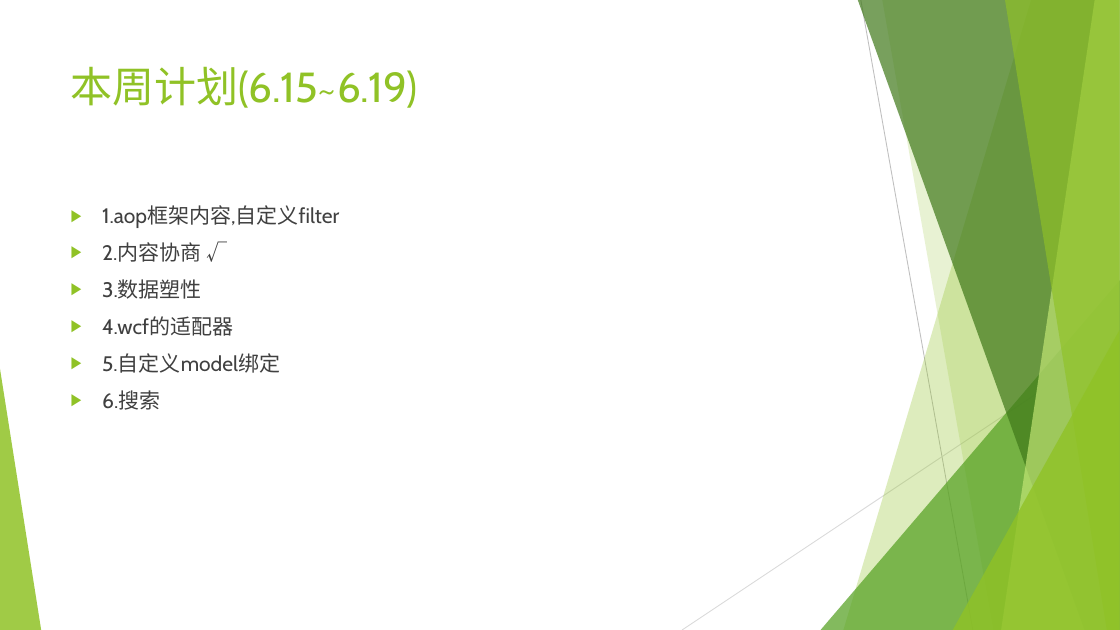
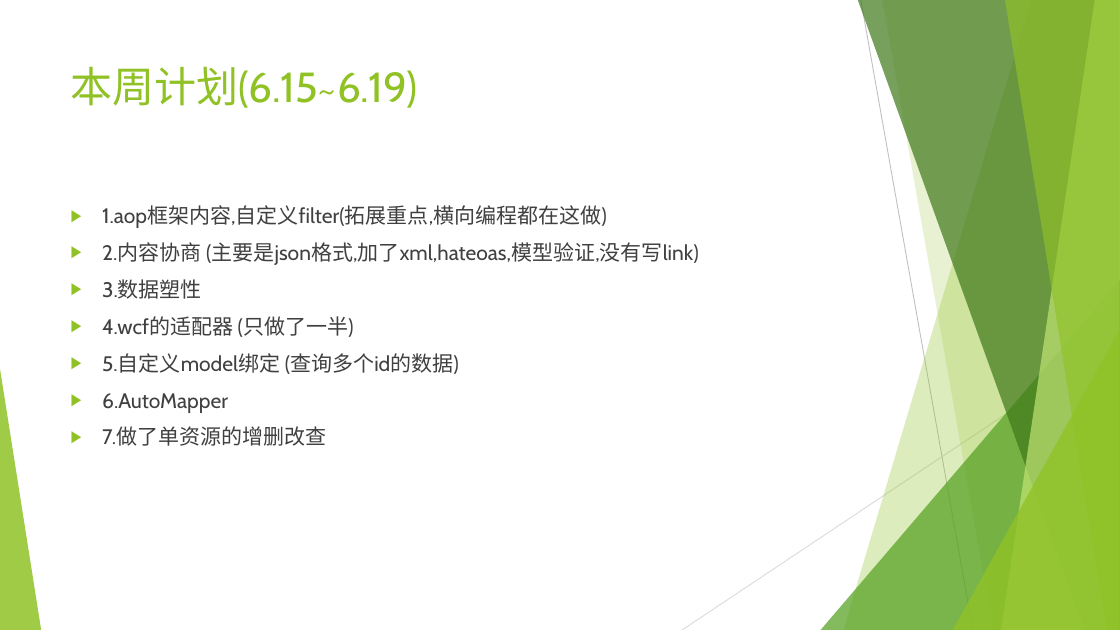
Before and after one commit to sun198986/Station, a slide deck: slide 14 of 后端设计.pptx (slide 5 before the commit). Drawn at 1120x630 pixels with LibreOffice and Linux fonts; fonts in the diff are those of the drawing. Boxes give left, top, right and bottom in pixels: in the first picture for what was removed or moved away, otherwise in the second. Text is boxed around its words. In the diff, an @@ line names an element or a change of style, - is before the commit and + after.

Commit message:
内容协商和文档

```diff
--- a/后端设计.pptx
+++ b/后端设计.pptx
@@ text at [102,205,699,265]: text changed @@
-▶ 1.aop框架内容,自定义filter
-▶ 2.内容协商 √
+▶ 1.aop框架内容,自定义filter(拓展重点,横向编程都在这做)
+▶ 2.内容协商 (主要是json格式,加了xml,hateoas,模型验证,没有写link)
@@ text at [102,316,459,446]: text changed @@
-▶ 4.wcf的适配器
-▶ 5.自定义model绑定
-▶ 6.搜索
+▶ 4.wcf的适配器 (只做了一半)
+▶ 5.自定义model绑定 (查询多个id的数据)
+▶ 6.AutoMapper
+▶ 7.做了单资源的增删改查
```
Also in this commit, not shown: 3 other slides changed, 8 slides added, 1 slide removed, 4 other files.
